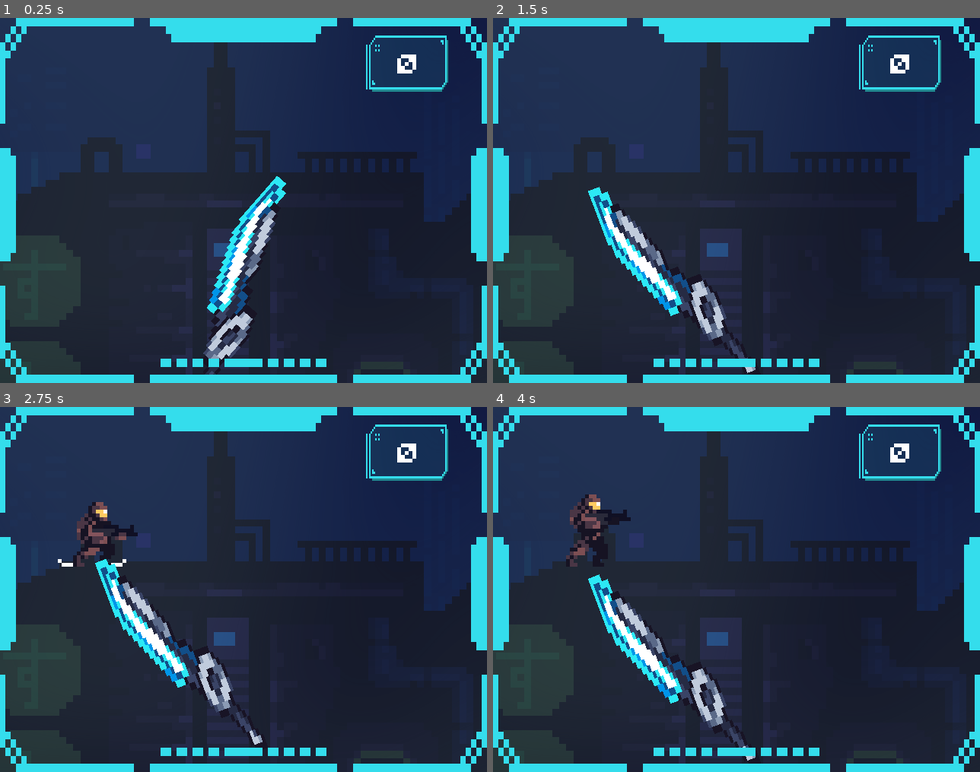
Above: before the commit, frames 1-4 (two rows, left to right).
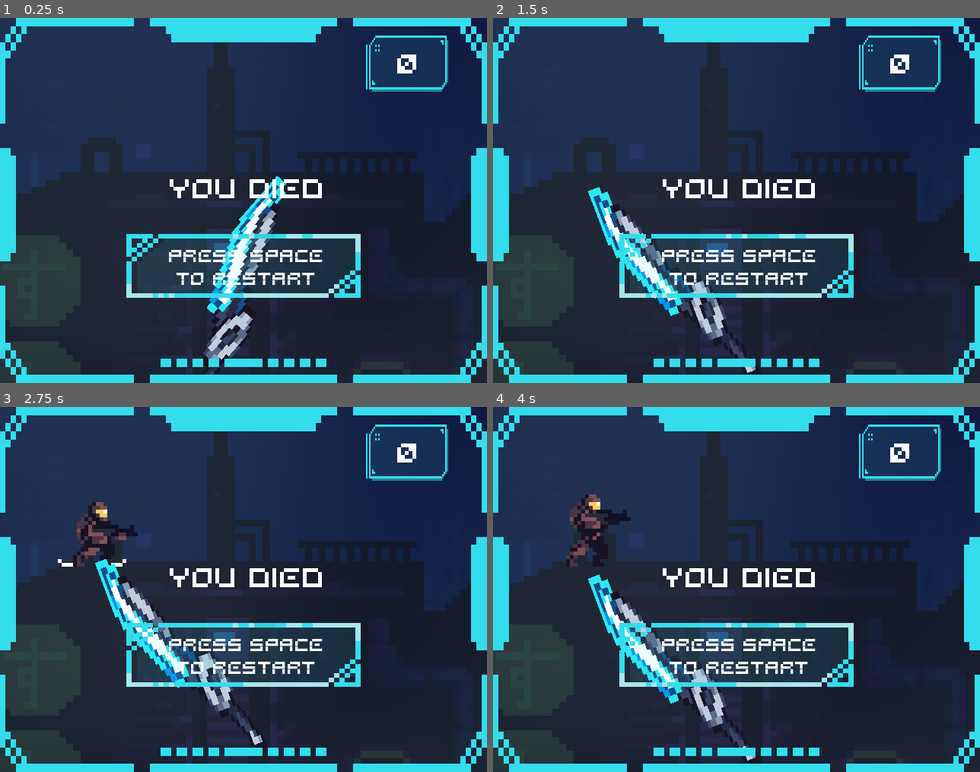
Above: after the commit, the same moments.

Repository: lognasmeow/Deflector
Game: Godot game, scene res://Maps/map_main.tscn
The game is run twice, just before and just after one commit, with the same random seed, the same clock (stepped at 60 frames per second) and the same inputs.
Inputs:
- Up to frame 1 (0.25 s): no input
- Up to frame 2 (1.5 s): tap Space (space) at 0.5, 1.35 s; hold Space (space) 0.53-1.28 s
- Up to frame 3 (2.75 s): tap Space (space) at 2 s; hold Space (space) from 2.03 s (still down)
- Up to frame 4 (4 s): release Space (space) at 2.78 s; tap Space (space) at 2.85, 3.5 s; hold Space (space) from 3.53 s (still down)

The runs differ from the first frame. In frame 1, 3.4% of the frame differs, in the area x 25-75%, y 44-77%; in frame 2, 3.4%; in frame 3, 3.4%; in frame 4, 3.4%.

Commit message:
my brain

Diff:
--- /dev/null
+++ b/Maps/map_death.tscn
@@ -0,0 +1,27 @@
+[gd_scene load_steps=3 format=3 uid="uid://co84ww3flgck3"]
+
+[ext_resource type="Texture2D" uid="uid://duye17t5bnprw" path="res://Assets/Backgrounds/cyberpunk-street.png" id="1_hsabd"]
+
+[sub_resource type="GDScript" id="GDScript_f5qbm"]
+script/source = "extends Node2D
+
+var mainMap = preload(\"res://Maps/map_main.tscn\")
+
+func _ready():
+	get_tree().change_scene_to_packed(mainMap)
+"
+
+[node name="MapDeath" type="Node2D"]
+script = SubResource("GDScript_f5qbm")
+
+[node name="Camera2D" type="Camera2D" parent="."]
+position = Vector2(320, 240)
+
+[node name="TextureRect" type="TextureRect" parent="."]
+modulate = Color(4.33177e-07, 0.315156, 0.485789, 1)
+self_modulate = Color(0.446777, 0.446777, 0.446777, 1)
+offset_left = -104.0
+offset_top = -232.0
+offset_right = 1656.0
+offset_bottom = 608.0
+texture = ExtResource("1_hsabd")
--- a/Maps/map_main.gd
+++ b/Maps/map_main.gd
@@ -3,12 +3,15 @@
 signal tenEnemiesKilled
 
 @onready var killsLabel: Label = $UI/Kills/KillsLabel
+@onready var deathAnimationPlayer: AnimationPlayer = $UI/Death/DeathAnimationPlayer
+@onready var deathTimer: Timer = $UI/Death/DeathTimer
 
 var timeStart = 0
 var currentTime = 0
 var enemiesKilled: float = 0
 var enemiesKilledSinceLastUltimate: float = 0
 var enemiesKilledAlreadyReached: bool = false
+var pressSpaceToRestart: bool = false
 
 func _ready():
 	timeStart = int(Time.get_unix_time_from_system())
@@ -16,6 +19,10 @@
 func _process(_delta):
 	currentTime = int(Time.get_unix_time_from_system()) - timeStart
 
+func _input(event):
+	if pressSpaceToRestart:
+		if event.is_action_pressed("space"):
+			get_tree().reload_current_scene()
 
 func _on_enemy_dead():
 	enemiesKilled += 1
@@ -28,9 +35,14 @@
 
 
 func _on_player_dead():
-	pass # show on UI
+	deathTimer.start()
 
 
 func _on_player_using_ultimate():
 	enemiesKilledSinceLastUltimate = 0
 	enemiesKilledAlreadyReached = false
+
+
+
+func _on_death_timer_timeout():
+	pressSpaceToRestart = true
--- a/Maps/map_main.tscn
+++ b/Maps/map_main.tscn
@@ -10,6 +10,7 @@
 [ext_resource type="PackedScene" uid="uid://d2s4afa1021yq" path="res://UI/Tablet/tablet.tscn" id="9_lc1iw"]
 [ext_resource type="Texture2D" uid="uid://duye17t5bnprw" path="res://Assets/Backgrounds/cyberpunk-street.png" id="10_4n84l"]
 [ext_resource type="Theme" uid="uid://poj0k2rqrxmj" path="res://Assets/UI/Themes/cyberphont.tres" id="10_7i24s"]
+[ext_resource type="Texture2D" uid="uid://bkbed8cixjat2" path="res://Assets/UI/Containers/menu_button02.png" id="10_hmtfa"]
 [ext_resource type="Texture2D" uid="uid://4msdsj733hyu" path="res://Assets/Overlays/6.png" id="11_8whw4"]
 
 [sub_resource type="Animation" id="Animation_iccox"]
@@ -135,6 +136,50 @@
 position = Vector2(116.17, 61)
 scale = Vector2(1.795, 1.5)
 
+[node name="Death" type="Node2D" parent="UI"]
+position = Vector2(0, -29.98)
+
+[node name="KillsLabel" type="Label" parent="UI/Death"]
+z_index = 101
+texture_filter = 1
+offset_left = 193.33
+offset_top = 230.44
+offset_right = 458.33
+offset_bottom = 284.44
+theme = ExtResource("10_7i24s")
+text = "YOU DIED"
+horizontal_alignment = 1
+vertical_alignment = 1
+
+[node name="Node2D" type="Node2D" parent="UI/Death"]
+z_index = 101
+position = Vector2(320.36, 349.725)
+
+[node name="Sprite2D" type="Sprite2D" parent="UI/Death/Node2D"]
+texture_filter = 1
+scale = Vector2(7, 6)
+texture = ExtResource("10_hmtfa")
+hframes = 2
+frame = 1
+
+[node name="SpaceLabel" type="Label" parent="UI/Death/Node2D"]
+texture_filter = 1
+offset_left = -168.0
+offset_top = -31.87
+offset_right = 177.0
+offset_bottom = 51.13
+theme = ExtResource("10_7i24s")
+theme_override_font_sizes/font_size = 26
+text = "PRESS SPACE
+TO restart"
+horizontal_alignment = 1
+vertical_alignment = 1
+
+[node name="DeathAnimationPlayer" type="AnimationPlayer" parent="UI/Death"]
+
+[node name="DeathTimer" type="Timer" parent="UI/Death"]
+one_shot = true
+
 [node name="Environment" type="Node2D" parent="."]
 
 [node name="TextureRect3" type="TextureRect" parent="Environment"]
@@ -168,3 +213,4 @@
 [connection signal="timeout" from="Spawn" to="Enemies" method="_on_spawn_timeout"]
 [connection signal="timeout" from="AnyEnemyTelegraphing" to="Enemies" method="_on_any_enemy_telegraphing_timeout"]
 [connection signal="timeout" from="Camera2D/Shake" to="Camera2D" method="_on_shake_timeout"]
+[connection signal="timeout" from="UI/Death/DeathTimer" to="." method="_on_death_timer_timeout"]
--- a/Maps/map_mainMenu.tscn
+++ b/Maps/map_mainMenu.tscn
@@ -96,6 +96,7 @@
 scale = Vector2(7, 6)
 texture = ExtResource("3_3na71")
 hframes = 2
+frame = 1
 
 [node name="AnimationPlayer" type="AnimationPlayer" parent="UI"]
 libraries = {
Not shown: 1 places in Maps/map_main.tscn that only renumber resources
